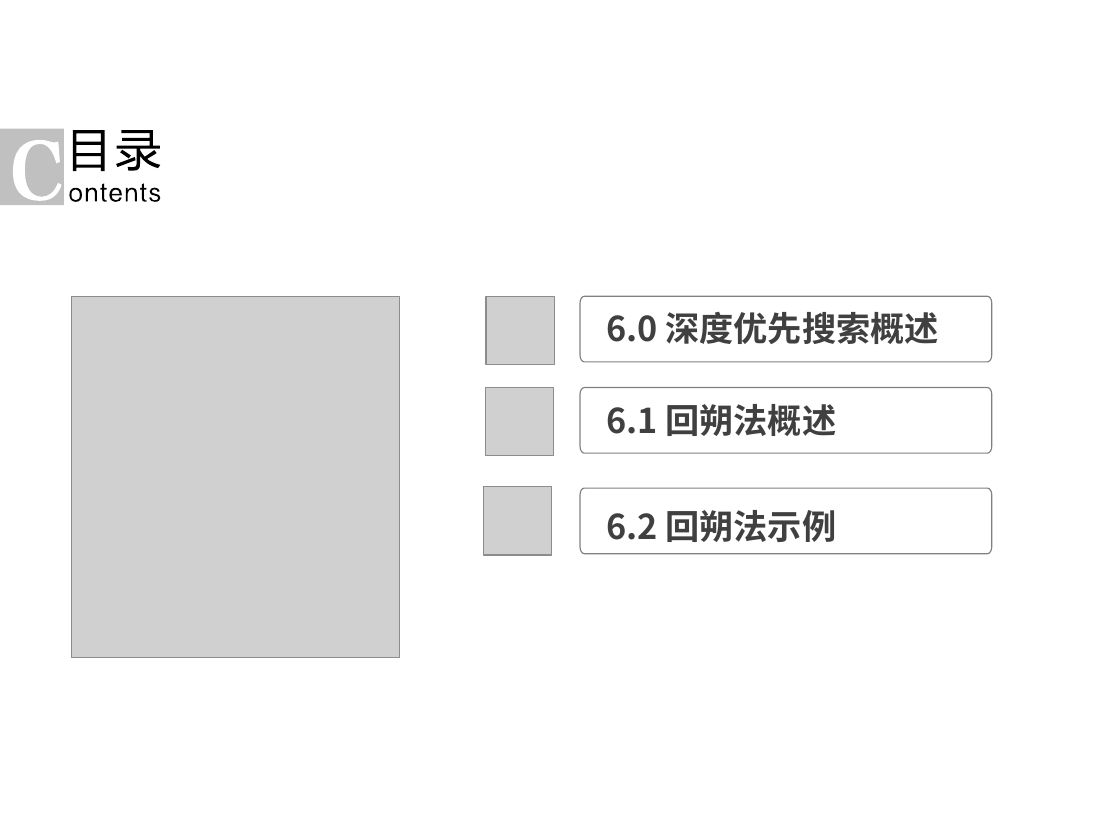
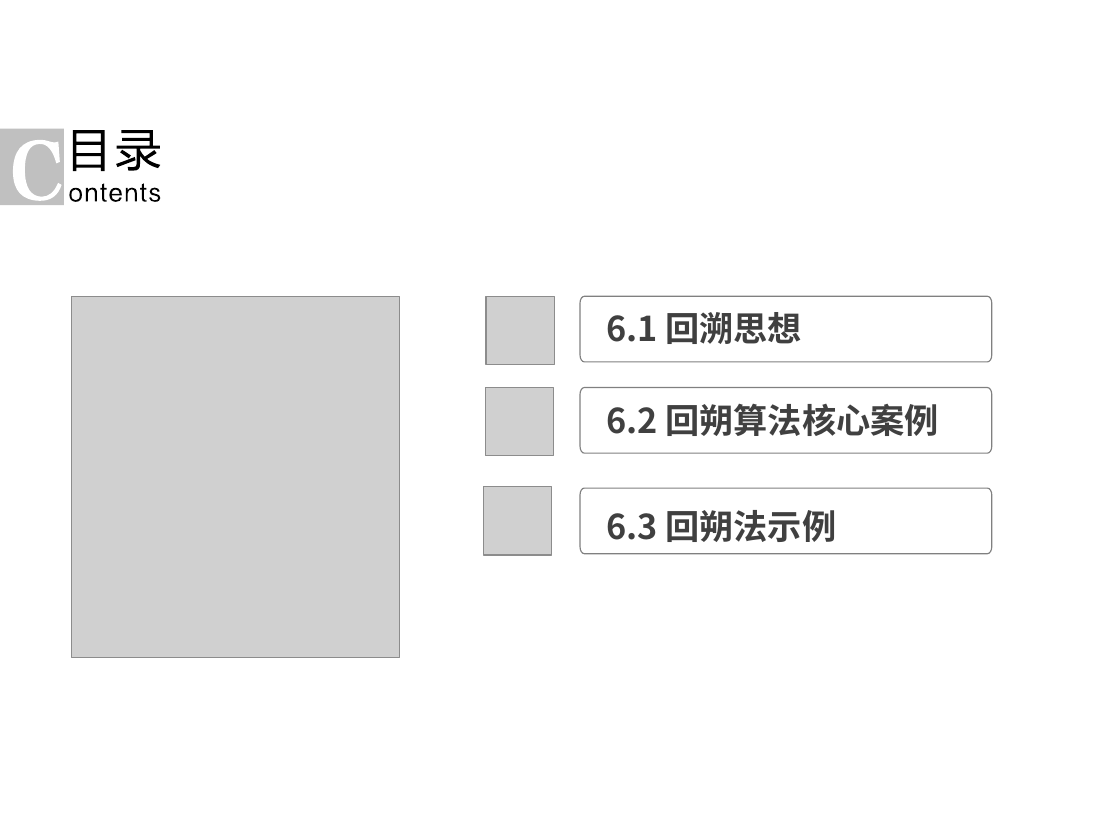
Before and after one commit to liutongling/DP, a slide deck: slide 3 of file/第6章 回朔法.pptx (slide 2 before the commit). Drawn at 1120x840 pixels with LibreOffice and Linux fonts; fonts in the diff are those of the drawing; grey boxes stand for pictures; background and template pictures are left out. Boxes give left, top, right and bottom in pixels: in the first picture for what was removed or moved away, otherwise in the second. Text is boxed around its words. In the diff, an @@ line names an element or a change of style, - is before the commit and + after.

```diff
--- a/file/第6章 回朔法.pptx
+++ b/file/第6章 回朔法.pptx
@@ text at (606,312,802,344): text changed @@
-6.0 深度优先搜索概述
+6.1 回溯思想
@@ text at (606,403,938,436): text changed @@
-6.1 回朔法概述
+6.2 回朔算法核心案例
@@ text at (606,510,836,542): text changed @@
-6.2 回朔法示例
+6.3 回朔法示例
```
Also in this commit, not shown: 3 other slides changed, 2 slides added, 4 other files.
